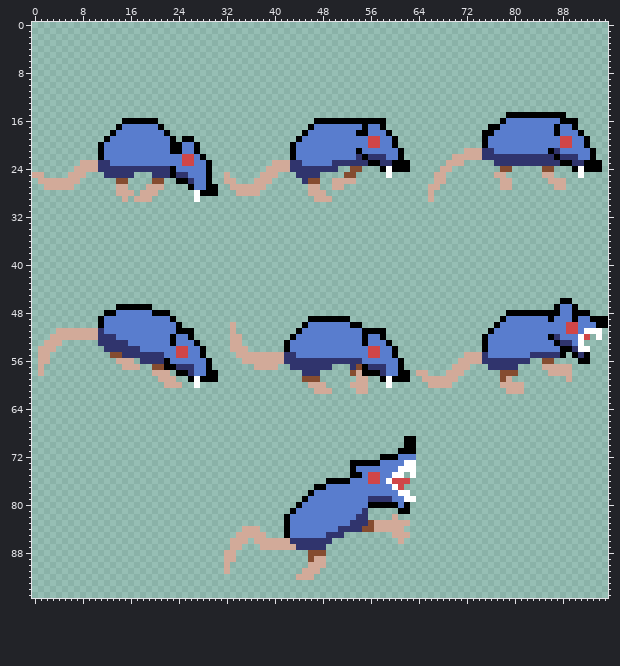
Sprite sheet -- Assets/Sprites/Rats/SimplifiedRatSpritesheet.png. Above: the version before the commit.
The file is 96x96 pixels. The old version is drawn lined up with the new one.
Once edited:
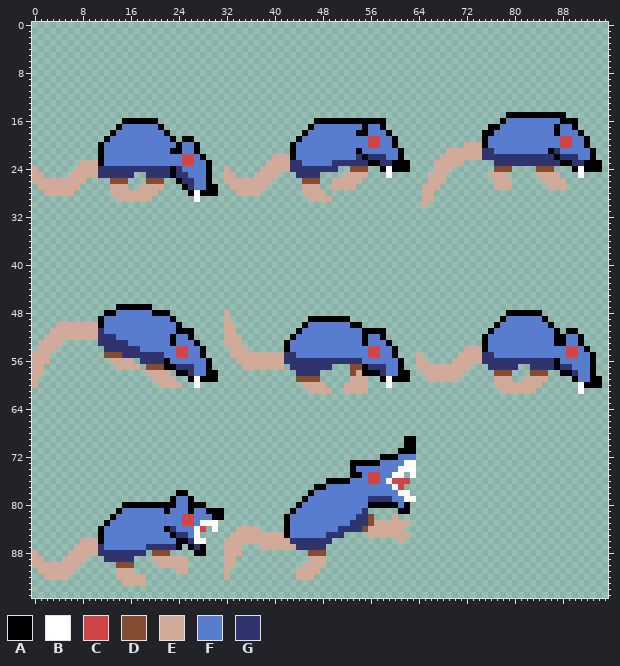
Palette (. is transparent): A #000000  B #ffffff  C #d04648  D #854c30  E #d2aa99  F #597dce  G #30346d
Log entry: Give rats thicker legs and tails
From old to new:
drawings rearranged on the sheet (the old picture shows each at its new place)
y 20: x 23 A -> F; x 72..74 ... -> EEE
y 21: x 69..71 ... -> EEE
y 22: x 40..42 ... -> EEE; x 68..69 .. -> EE
y 23: x 11..12 GG -> AF; x 39 . -> E; x 67..68 .. -> EE
y 24: x 0 . -> E; x 24 F -> G; x 32 . -> E; x 38 . -> E; x 55 . -> D; x 67 . -> E; x 77 . -> D; x 84 . -> D
y 25: x 9..11 ... -> EEG; x 19 . -> G; x 33 . -> E; x 37 . -> E; x 52..55 DD.. -> EEEE; x 66 . -> E; x 76 . -> E; x 84 . -> E; x 87 . -> E
y 26: x 0 . -> E; x 8 . -> E; x 13 . -> D; x 19 . -> D; x 25 A -> G; x 34..36 ... -> EEE; x 45 G -> D; x 54 . -> E; x 66 . -> E; x 77 . -> E; x 85 . -> E
y 27: x 1 . -> E; x 7 . -> E; x 13 . -> E; x 18 . -> E; x 25..26 .A -> AG; x 45 . -> E; x 52..53 .. -> EE; x 65 . -> E; x 77 . -> E; x 86 . -> E
y 28: x 2..6 ..... -> EEEEE; x 13 . -> E; x 17 . -> E; x 26 . -> A; x 45 . -> E; x 65 . -> E
y 29: x 14 . -> E; x 16 . -> E; x 46 . -> E; x 65 . -> E
y 30: x 65 . -> E
y 46: x 88..89 AA -> ..
y 47: x 87..90 AFFA -> ....
y 48: x 32 . -> E; x 85..92 AAAFFAAA -> ........
y 49: x 32 . -> E; x 85..95 FAFFFAFFAAA -> A..........
y 50: x 4..10 ....... -> EEEEEEE; x 32 . -> E; x 86..95 FFFCCFFFAA -> A.........
y 51: x 3 . -> E; x 32 . -> E; x 87..94 FFCCFBBB -> A.AA....
y 52: x 2 . -> E; x 32 . -> E; x 86..88 AGF -> FAA; x 91..92 BC -> A.; x 94 B -> .
y 53: x 1 . -> E; x 32 . -> E; x 88..89 GG -> AF; x 91 B -> A
y 54: x 72..74 ... -> EEE; x 88..92 AAGBB -> FCCFA
y 55: x 0 . -> E; x 12 . -> D; x 33 . -> E; x 64 . -> E; x 71 . -> E; x 76 F -> G; x 83..93 GGGGGA.AGA. -> FFFFFFCCFFA
y 56: x 0 . -> E; x 13 . -> E; x 34 . -> E; x 64..65 .. -> EE; x 70 . -> E; x 83..93 ..DD....AA. -> GGGGAFFFFFA
y 57: x 0 . -> E; x 14 . -> E; x 19 . -> D; x 35..36 .. -> EE; x 41 . -> E; x 53 G -> D; x 64..69 ...... -> EEEEEE; x 83..93 ..EEEEE.... -> GGGGAGGFFFA
y 58: x 0 . -> E; x 19 . -> E; x 44 . -> G; x 64 E -> .; x 66..68 ... -> EEE; x 77 . -> D; x 80 D -> .; x 83..93 ...EEEE.... -> DDD..AAGFFA
y 59: x 0 . -> E; x 20 . -> E; x 44 . -> D; x 53 . -> E; x 65 E -> .; x 77..78 .D -> EE; x 82..85 .... -> EEEE; x 89..94 E..... -> .AFFAA
y 60: x 0 . -> E; x 21 . -> E; x 45 . -> E; x 52 . -> E; x 66..69 EEEE -> ....; x 77 . -> E; x 82..84 ... -> EEE; x 91..94 .... -> BAAA
y 61: x 46 . -> E; x 52..53 .. -> EE; x 78 . -> E; x 82..83 .. -> EE; x 91 . -> B
y 78: x 24..25 .. -> AA
y 79: x 23..26 .... -> AFFA
y 80: x 15..28 .............. -> AAAAAAAAAFFAAA
y 81: x 14..31 .................. -> AFFFFFFFAFFFAFFAAA
y 82: x 13..31 ................... -> AFFFFFFFFFFFCCFFFAA; x 56 . -> D
y 83: x 12..30 ................... -> AFFFFFFFFFFFFCCFBBB
y 84: x 11..28 .................. -> AFFFFFFFFFFAGFFFBC; x 30 . -> B; x 34 . -> E; x 56 D -> E
y 85: x 11..27 ................. -> AFFFFFFFFFFFAGGFB; x 33 . -> E; x 39..41 ... -> EEE; x 56..59 .... -> EEEE
y 86: x 8..28 ..................... -> EEEAFFFFFFFFFFFFAAGBB; x 32 . -> E; x 36 . -> E
y 87: x 7..24 .................. -> EEEEGFFFFFFFGGGGGA; x 26..28 ... -> AGA; x 32 . -> E
y 88: x 0 . -> E; x 6..18 ............. -> EEEEEGGGGGGGG; x 20..22 ... -> DDD; x 27..28 .. -> AA; x 34 . -> E
y 89: x 0..1 .. -> EE; x 5..8 .... -> EEEE; x 12..16 ..... -> GGGGG; x 20..25 ...... -> EEEEEE; x 46 D -> E
y 90: x 0..7 ........ -> EEEEEEEE; x 14..16 ... -> DDD; x 21..25 ..... -> EEEEE; x 33 . -> E; x 45 . -> E
y 91: x 1..6 ...... -> EEEEEE; x 14..16 ... -> EEE; x 24..25 .. -> EE; x 44 . -> E
y 92: x 2..5 .... -> EEEE; x 14..18 ..... -> EEEEE; x 32 . -> E
y 93: x 15..18 .... -> EEEE
